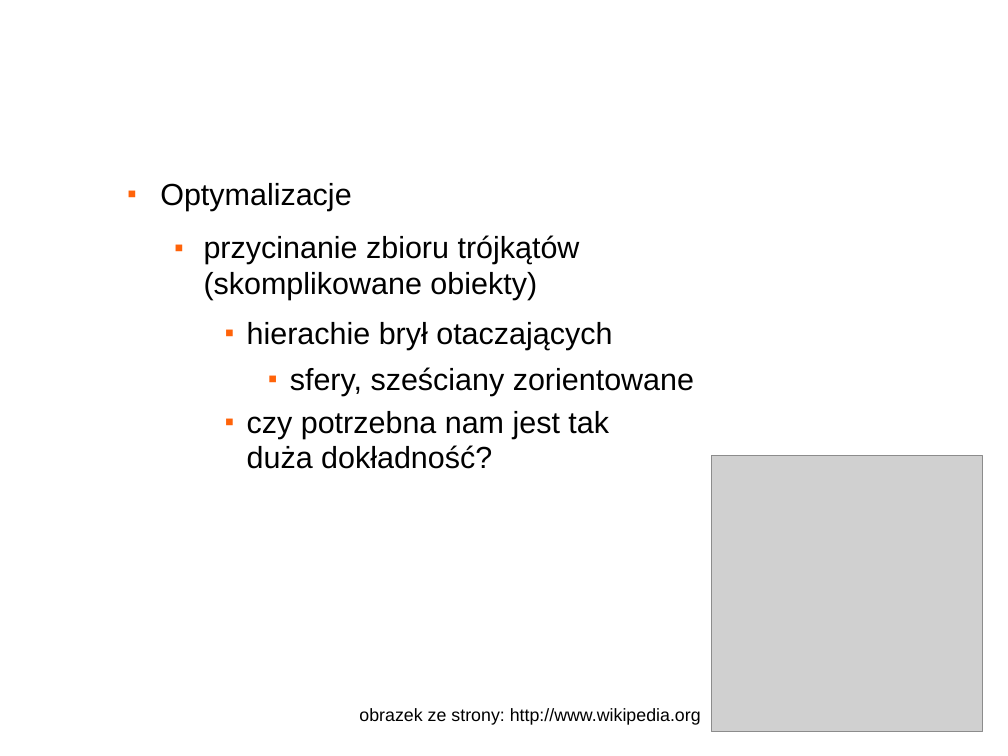
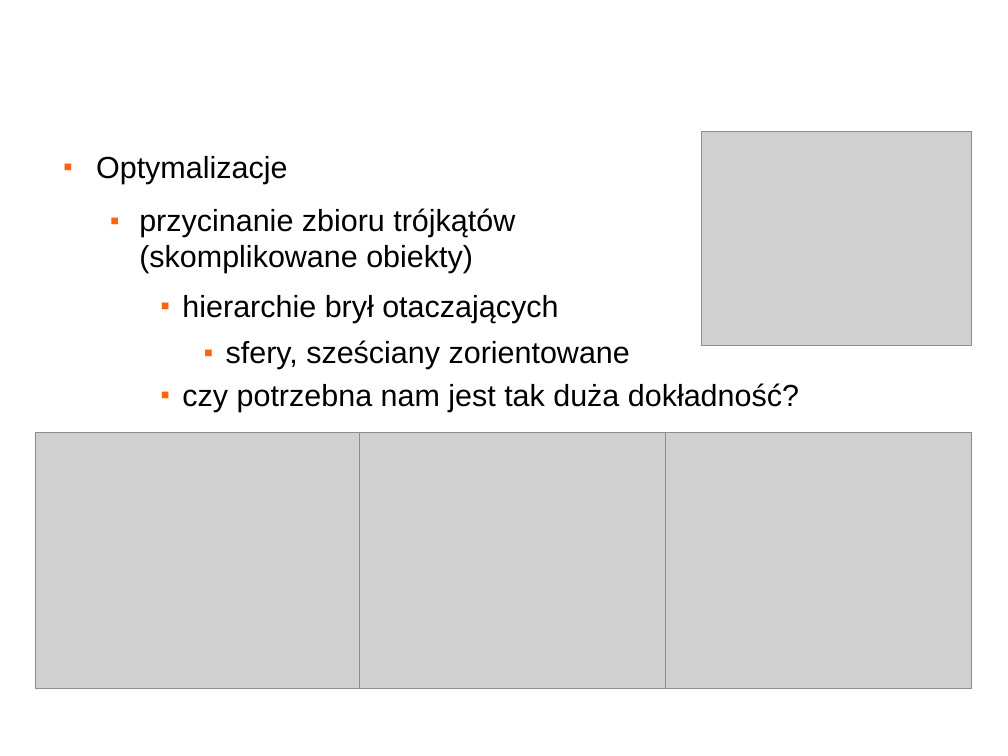
Before and after one commit to changtailiang/fighter3d-googlecode, a slide deck: slide 13 of Doc/obrona.odp. Drawn at 1008x756 pixels with LibreOffice and Linux fonts; fonts in the diff are those of the drawing; grey boxes stand for pictures; background and template pictures are left out. Boxes give left, top, right and bottom in pixels: in the first picture for what was removed or moved away, otherwise in the second. Text is boxed around its words. In the diff, an @@ line names an element or a change of style, - is before the commit and + after.

```diff
--- a/Doc/obrona.odp
+++ b/Doc/obrona.odp
@@ picture added at [702, 132, 972, 346] @@
@@ text "Optymalizacje": place and size @@
-text "Optymalizacje" at [160, 183, 694, 469]
+text "Optymalizacje" at [96, 156, 799, 412]
@@ text at [182, 295, 558, 323]: text changed @@
-    ■ hierachie brył otaczających
+    ■ hierarchie brył otaczających
@@ picture added at [36, 432, 359, 689] @@
@@ picture added at [342, 432, 666, 689] @@
@@ picture: place and size @@
-picture at [712, 456, 983, 733]
+picture at [649, 432, 972, 689]
@@ text removed at [359, 708, 701, 725] @@
-obrazek ze strony: http://www.wikipedia.org
```
Also in this commit, not shown: 16 other slides changed, 1 slide removed, 14 other files.
